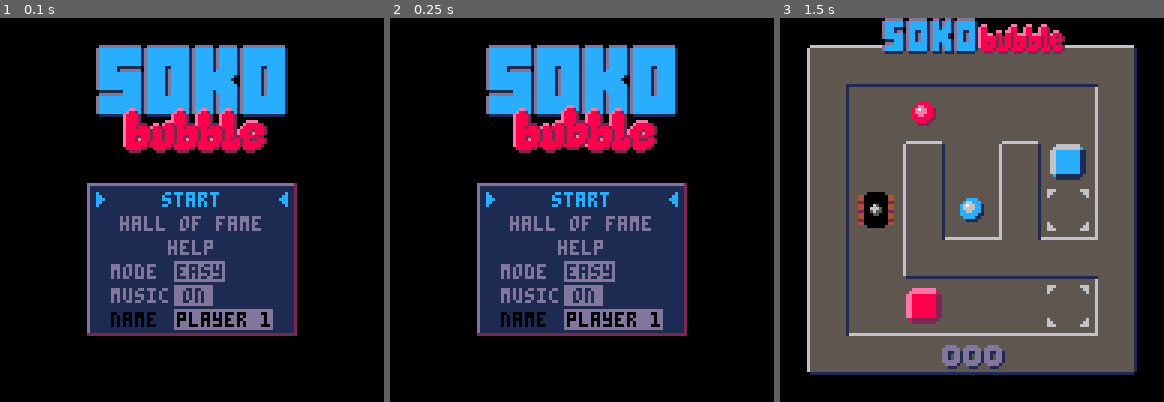
Above: before the commit, frames 1-3 (left to right).
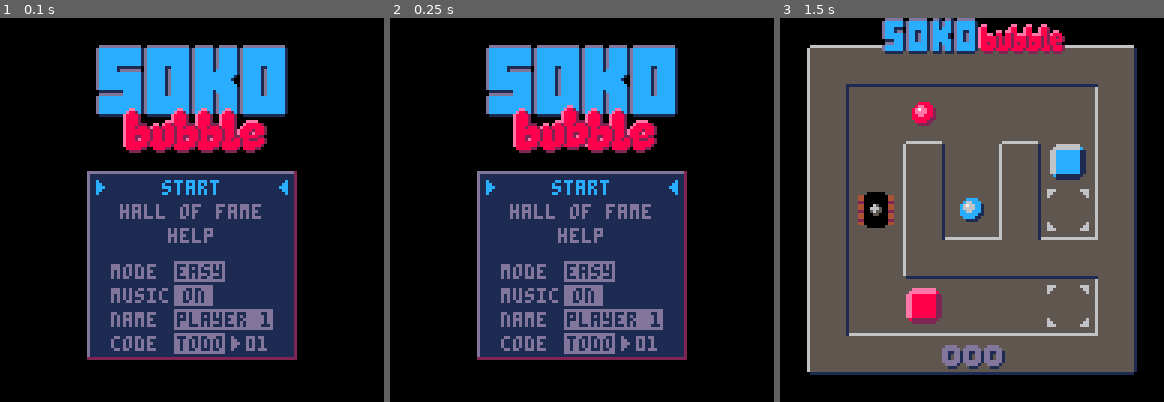
Above: after the commit, the same moments.

Repository: erwinbonsma/SokoBubbleP8
Game: PICO-8 cartridge sokobubble.p8
Two runs of this game, one before a commit and one after it. Both use one fixed random seed, a clock stepped at 60 frames per second and the inputs below.
Inputs:
- Up to frame 1 (0.1 s): no input
- Up to frame 2 (0.25 s): no input
- Up to frame 3 (1.5 s): tap O (Z key) at 0.33, 0.7, 1.43 s; tap X (X key) at 1.07 s

The runs differ from the first frame. In frame 1, 8.5% of the frame differs, in the area x 22-78%, y 39-90%; in frame 2, 8.5%; in frame 3, nothing differs.

Commit message:
Add resume code item to main menu

Diff:
--- a/sokobubble.p8
+++ b/sokobubble.p8
@@ -593,6 +593,12 @@
  end
 end
 
+function stats:makecode(
+ plyr_name
+)
+ return "todo"
+end
+
 function stats:all_solved()
  return (
   self.max_lvl_idx==#level_defs
@@ -1871,7 +1877,19 @@
 
  o.item_idx=1
  o.name_edit=textedit:new(
-  load_name(),"player 1"
+  load_name(),"player 1",{
+   editlen=8,
+   allowspace=true
+  }
+ )
+ o.code_edit=textedit:new(
+  _stats:makecode(
+   o:plyr_name()
+  ),
+  "----",{
+   editlen=4,
+   allowspace=false
+  }
  )
 
  return o
@@ -1904,7 +1922,7 @@
 end
 
 function mainmenu:update()
- local max_idx=hof and 6 or 5
+ local max_idx=7
 
  if btnp(❎) then
   if self.item_idx==1 then
@@ -1974,36 +1992,38 @@
  "mode",
  "music",
  "name",
+ "code"
 }
 
 function mainmenu:_draw_menu()
- rect3d(30,56,97,104,1,13,2)
-
- local y=50+8*self.item_idx
- print(
-  "\^:0103070301000000",32,y,12
- )
+ rect3d(30,52,97,112,1,13,2)
+
+ local arrow_r="\^:0103070301000000"
+
+ local leftprint=function(s,y,c)
+  print(s,37,y,c)
+ end
+ local ypos=function(i)
+  return 50+8*i-(
+   i<=3 and 4 or 0
+  )
+ end
+
+ local y=ypos(self.item_idx)
+ print(arrow_r,32,y,12)
  print(
   "\^:0406070604000000",93,y,12
  )
-
- local leftprint=function(s,y,c)
-  print(s,37,y,c)
- end
-
  for i=1,#menu_items do
   local c=(
    self.item_idx==i and 12 or 13
   )
-  if i==6 and not hof then
-   c=0
-  end
   local print_fn=(
    i<=3 and centerprint or
    leftprint
   )
   print_fn(
-   menu_items[i],50+8*i,c
+   menu_items[i],ypos(i),c
   )
  end
 
@@ -2023,9 +2043,16 @@
   self.name_edit.active
   and 12 or 13
  )
- self.name_edit:draw(
-  59,98,hof and 1 or 0
- )
+ self.name_edit:draw(59,98,1)
+
+ rectfill(
+  58,105,74,111,
+  self.code_edit.active
+  and 12 or 13
+ )
+ self.code_edit:draw(59,106,1)
+ print(arrow_r,77,106,13)
+ print("01",82,106,13)
 end
 
 function mainmenu:draw()
@@ -2077,11 +2104,10 @@
 end
 -->8
 textedit={}
-function textedit:new(s,default)
- local o=new_object(self,{
-  editlen=8,
-  allowspace=true
- })
+function textedit:new(
+ s,default,args
+)
+ local o=new_object(self,args)
 
  o.s=s
  o.default=default
